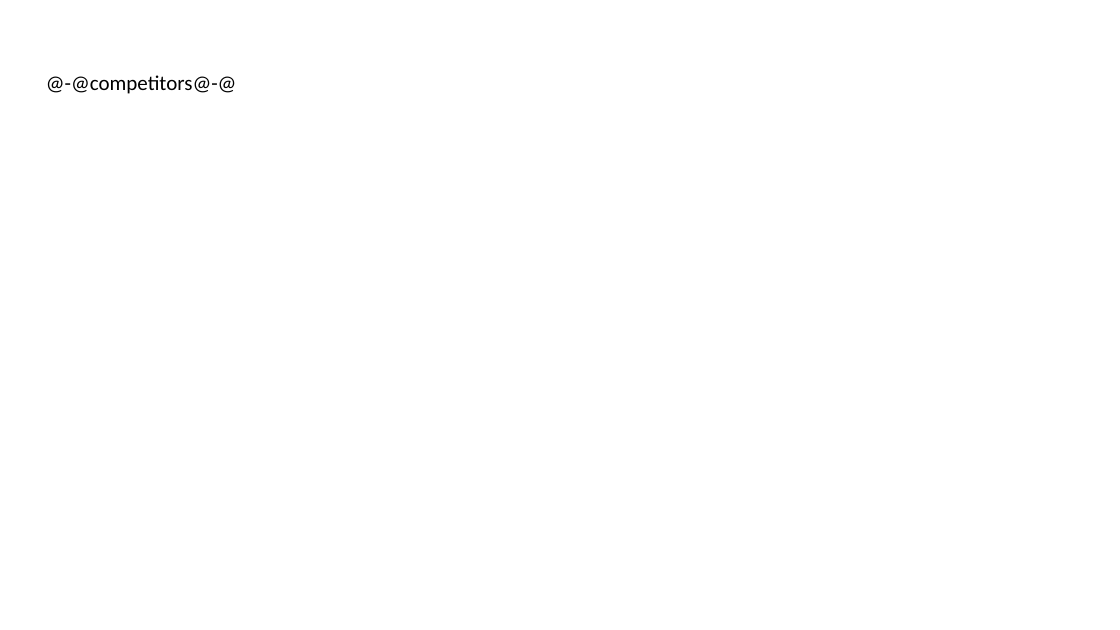
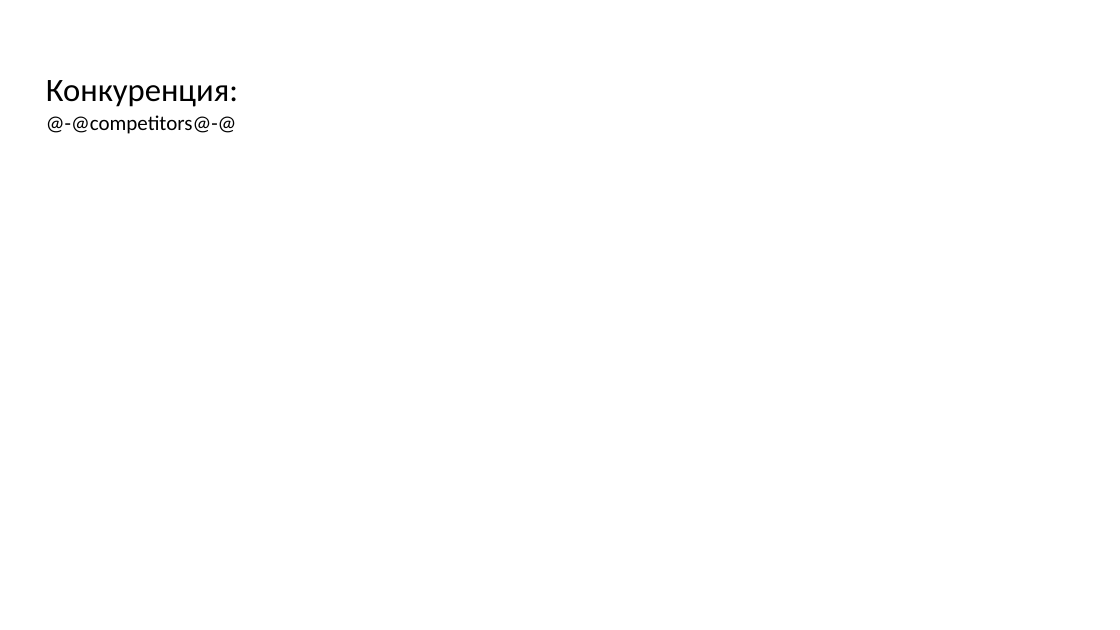
Before and after one commit to MyLord676/TgBotForHakaton, a slide deck: slide 3 of StartUp/bin/Debug/net6.0/Templates/PitchDeckTemplate1.pptx. Drawn at 1120x630 pixels with LibreOffice and Linux fonts; fonts in the diff are those of the drawing; background and template pictures are left out. Boxes give left, top, right and bottom in pixels: in the first picture for what was removed or moved away, otherwise in the second. Text is boxed around its words. In the diff, an @@ line names an element or a change of style, - is before the commit and + after.

```diff
--- a/StartUp/bin/Debug/net6.0/Templates/PitchDeckTemplate1.pptx
+++ b/StartUp/bin/Debug/net6.0/Templates/PitchDeckTemplate1.pptx
@@ table at [38,66,939,591] @@
-row 1, column 1: @-@competitors@-@
+row 1, column 1: Конкуренция: / @-@competitors@-@
```
Also in this commit, not shown: 3 other slides changed, 1 slide added, 1 slide removed.
